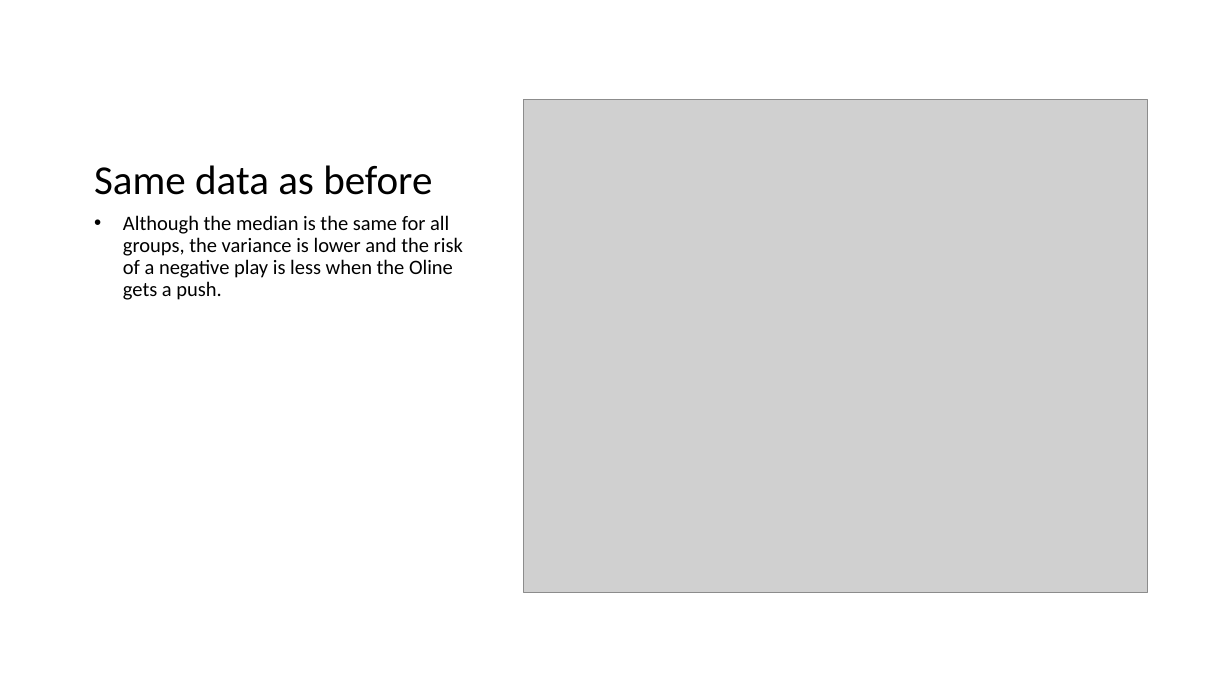
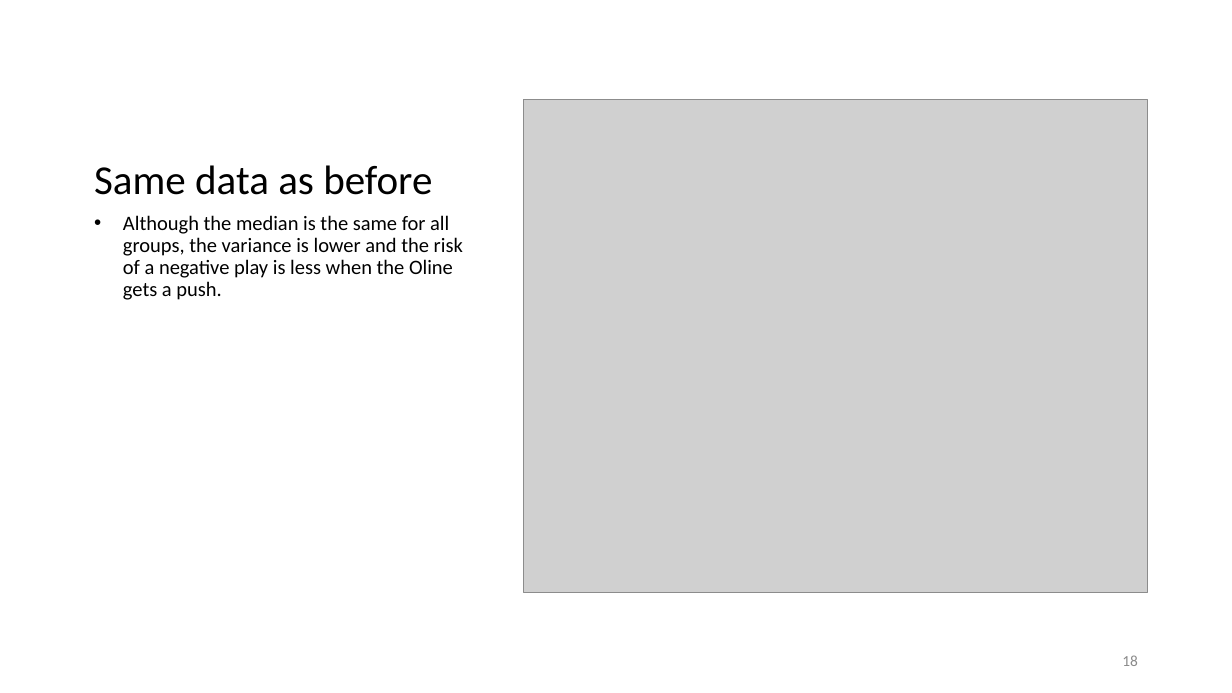
Before and after one commit to ted091020/Capstone-Project, a slide deck: slide 18 of EDA.pptx (slide 19 before the commit). Drawn at 1232x693 pixels with LibreOffice and Linux fonts; fonts in the diff are those of the drawing; grey boxes stand for pictures. Boxes give left, top, right and bottom in pixels: in the first picture for what was removed or moved away, otherwise in the second. Text is boxed around its words. In the diff, an @@ line names an element or a change of style, - is before the commit and + after.

```diff
--- a/EDA.pptx
+++ b/EDA.pptx
@@ page number added at <box>1122,655,1138,666</box>, 12 pt, text #8C8C8C @@
+18
```
Also in this commit, not shown: 14 other slides changed, 3 slides added, 4 slides removed.
